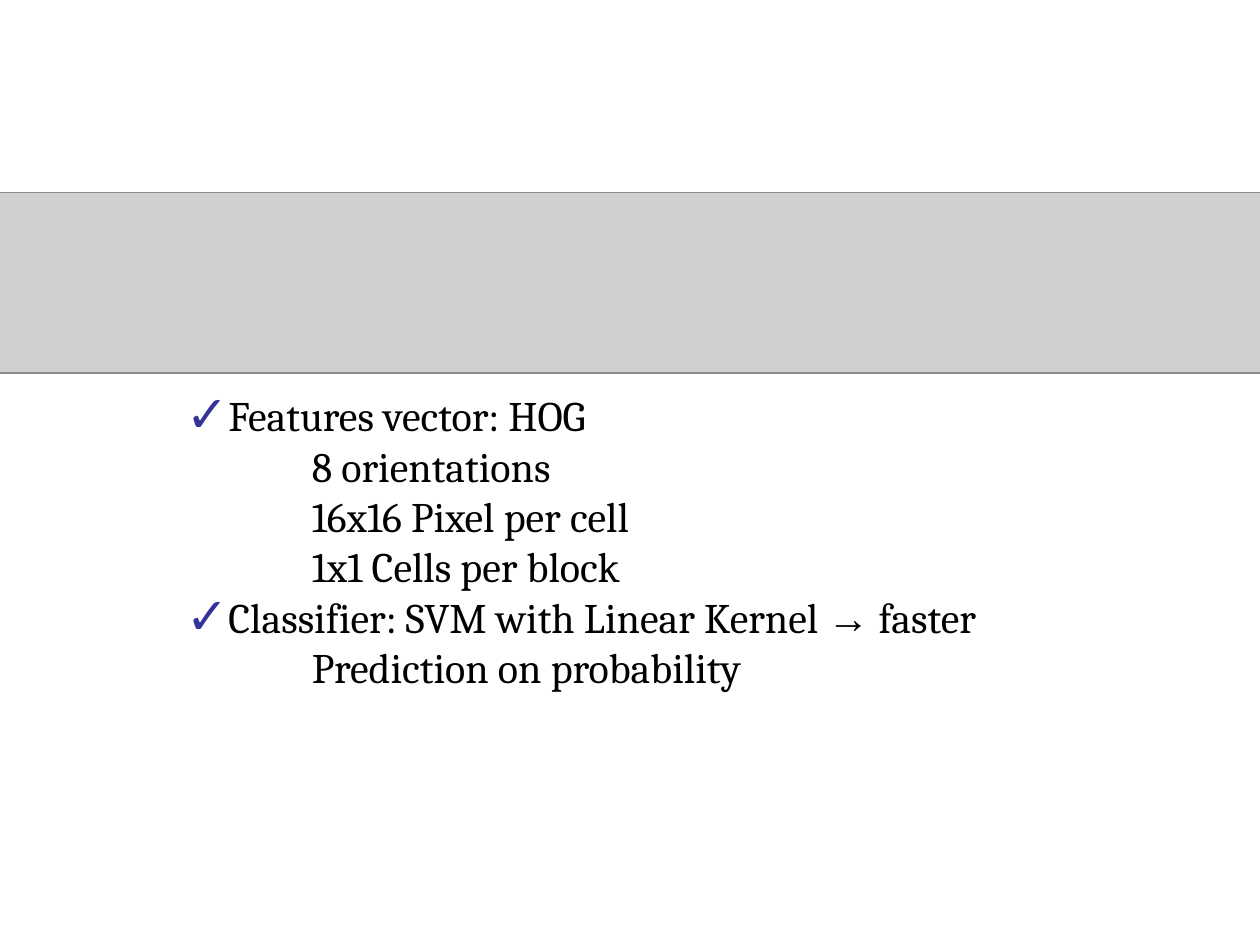
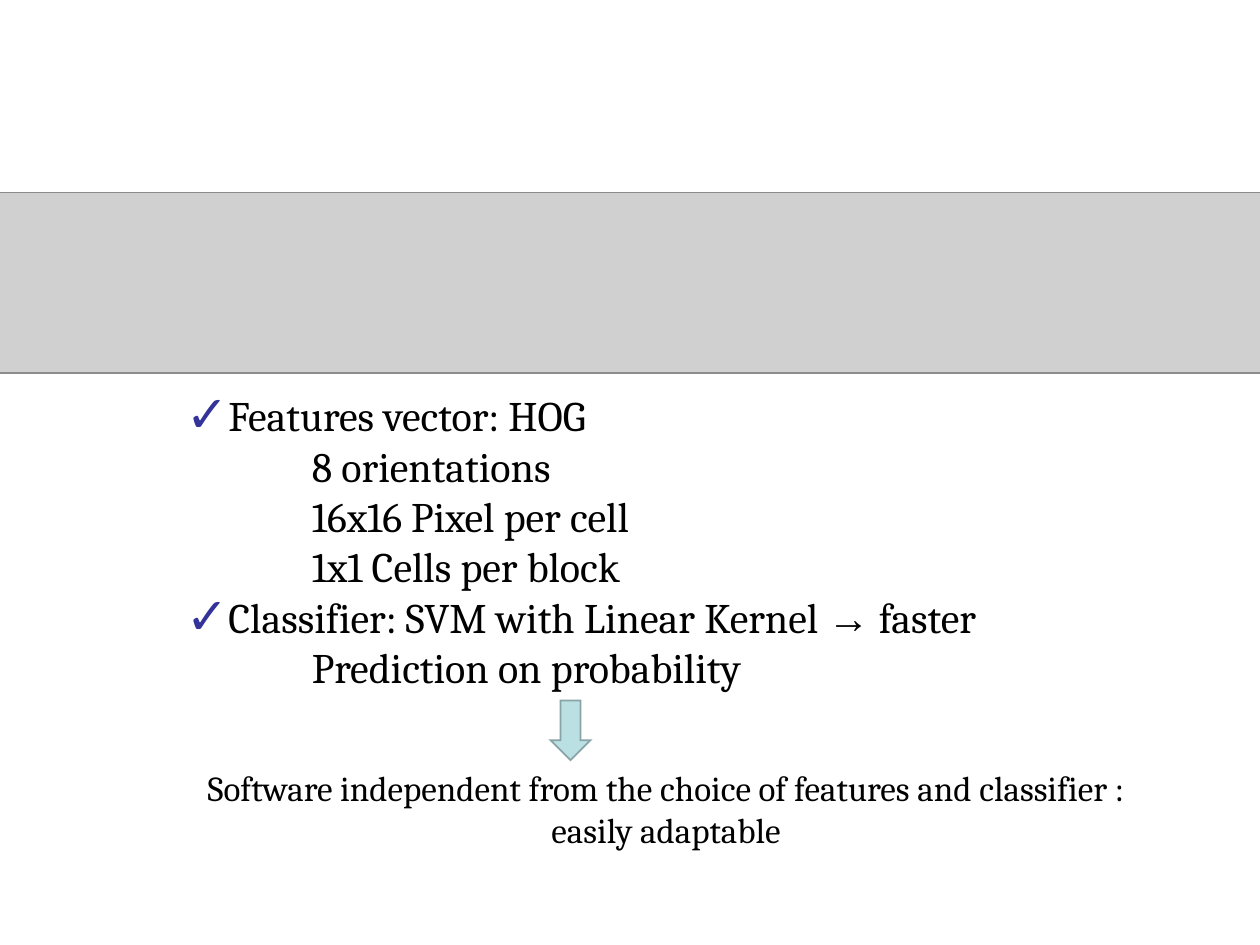
Before and after one commit to Daguerreo/ppd, a slide deck: slide 6 of presentazione/2394.ppt. Drawn at 1260x945 pixels with LibreOffice and Linux fonts; fonts in the diff are those of the drawing; grey boxes stand for pictures; background and template pictures are left out. Boxes give left, top, right and bottom in pixels: in the first picture for what was removed or moved away, otherwise in the second. Text is boxed around its words. In the diff, an @@ line names an element or a change of style, - is before the commit and + after.

```diff
--- a/presentazione/2394.ppt
+++ b/presentazione/2394.ppt
@@ down arrow added at [551,701,591,760], fill #BBE0E3, outline #89A4A7 0.99 pt @@
@@ text added at [208,776,1107,851], 20 pt, text #000000 @@
+Software independent from the choice of features and classifier : easily adaptable
```
